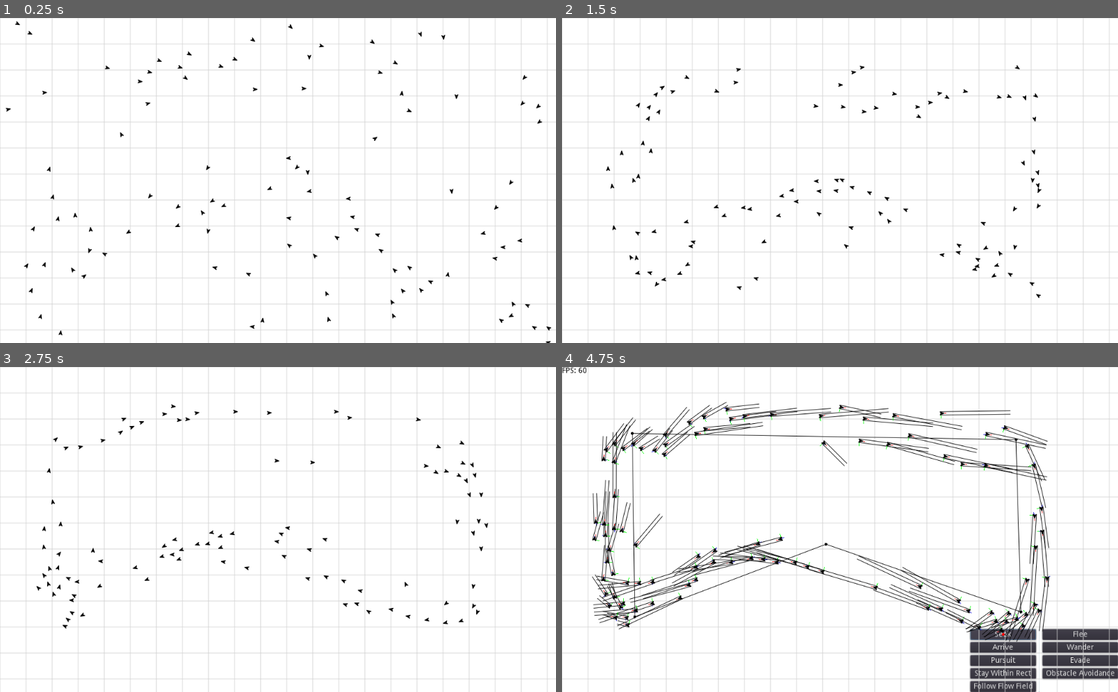
Above: before the commit, frames 1-4 (two rows, left to right).
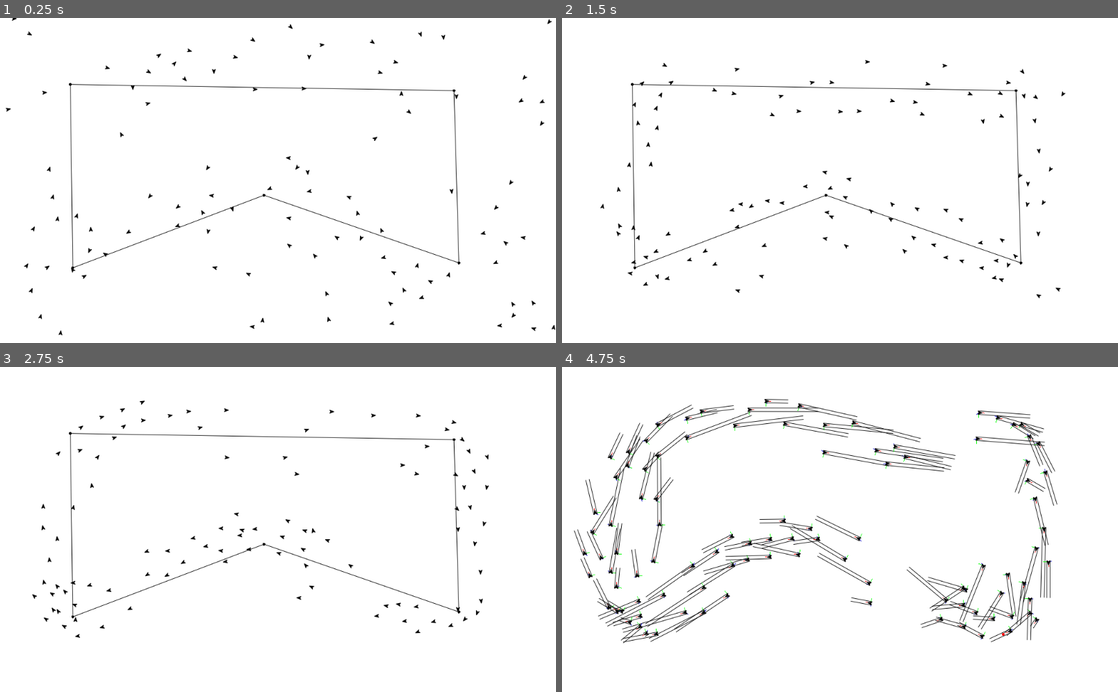
Above: after the commit, the same moments.

Repository: Whiskydog/steering-behaviors-godot
Game: Godot game, scene res://scenes/tests/test_separation.tscn
The game is run twice, just before and just after one commit, with the same random seed, the same clock (stepped at 60 frames per second) and the same inputs. Before the commit the project has no main scene; this scene is started directly in both runs.
Inputs (mouse positions are in pixels of both pictures, inside the frame that each line leads up to):
- Up to frame 1 (0.25 s): no input
- Up to frame 2 (1.5 s): move the mouse to (962, 164) at 0.52 s; tap 5 (arrive) at 0.6 s; tap 4 (evade) at 0.8, 1.35 s; move the mouse to (728, 196) at 1.27 s
- Up to frame 3 (2.75 s): tap 2 (flee) at 1.55, 2.1 s; move the mouse to (333, 458) at 2.02 s; tap 3 (pursuit) at 2.3 s
- Up to frame 4 (4.75 s): move the mouse to (812, 594) at 2.77 s; tap 3 (pursuit) at 2.85 s; tap 1 (seek) at 3.05, 3.6 s; move the mouse to (1006, 578) at 3.52 s; tap 6 (wander) at 3.8 s; tap F5 (debug) at 4.15 s; click (1001, 633) at 4.25 s, where only the run before the commit has a clickable "Seek"

The runs differ from the first frame. In frame 1, 1.7% of the frame differs, in the area x 0-100%, y 0-100%; in frame 2, 2.6%; in frame 3, 2.6%; in frame 4, 17%.

Commit message:
Finished main implementation

Diff:
--- a/project.godot
+++ b/project.godot
@@ -16,14 +16,13 @@
 [application]
 
 config/name="Steering Behaviors Test"
-run/main_scene="res://scenes/test_obstacle.tscn"
+run/main_scene="res://scenes/base.tscn"
 config/icon="res://icon.png"
 
 [autoload]
 
 Global="*res://scripts/global.gd"
 SteeringEngine="*res://scripts/steer_engine.gd"
-Drawer="*res://scripts/drawer.gd"
 
 [display]
 
@@ -77,6 +76,11 @@
 "events": [ Object(InputEventKey,"resource_local_to_scene":false,"resource_name":"","device":0,"alt":false,"shift":false,"control":false,"meta":false,"command":false,"pressed":false,"scancode":16777233,"unicode":0,"echo":false,"script":null)
  ]
 }
+pause={
+"deadzone": 0.5,
+"events": [ Object(InputEventKey,"resource_local_to_scene":false,"resource_name":"","device":0,"alt":false,"shift":false,"control":false,"meta":false,"command":false,"pressed":false,"scancode":32,"unicode":0,"echo":false,"script":null)
+ ]
+}
 
 [rendering]
 
--- /dev/null
+++ b/scenes/base.tscn
@@ -0,0 +1,19 @@
+[gd_scene load_steps=4 format=2]
+
+[ext_resource path="res://scripts/base.gd" type="Script" id=1]
+[ext_resource path="res://scenes/debug_ui.tscn" type="PackedScene" id=2]
+[ext_resource path="res://scenes/drawer.tscn" type="PackedScene" id=3]
+
+[node name="Scene" type="Node"]
+script = ExtResource( 1 )
+
+[node name="DebugLayer" type="CanvasLayer" parent="."]
+editor/display_folded = true
+
+[node name="DebugUI" parent="DebugLayer" instance=ExtResource( 2 )]
+
+[node name="DrawerLayer" type="CanvasLayer" parent="."]
+editor/display_folded = true
+layer = -1
+
+[node name="Drawer" parent="DrawerLayer" instance=ExtResource( 3 )]
--- a/scenes/debug_ui.tscn
+++ b/scenes/debug_ui.tscn
@@ -23,7 +23,7 @@
 anchor_right = 1.0
 anchor_bottom = 1.0
 margin_left = -272.0
-margin_top = -116.0
+margin_top = -140.0
 alignment = 1
 __meta__ = {
 "_edit_use_anchors_": false
@@ -31,7 +31,7 @@
 
 [node name="Column" type="VBoxContainer" parent="ButtonMenu"]
 margin_right = 121.0
-margin_bottom = 116.0
+margin_bottom = 140.0
 __meta__ = {
 "_edit_use_anchors_": false
 }
@@ -65,15 +65,21 @@
 margin_bottom = 116.0
 text = "Follow Flow Field"
 
+[node name="Flock" type="Button" parent="ButtonMenu/Column"]
+margin_top = 120.0
+margin_right = 121.0
+margin_bottom = 140.0
+text = "Flock"
+
 [node name="VSeparator" type="VSeparator" parent="ButtonMenu"]
 margin_left = 125.0
 margin_right = 129.0
-margin_bottom = 116.0
+margin_bottom = 140.0
 
 [node name="Column2" type="VBoxContainer" parent="ButtonMenu"]
 margin_left = 133.0
 margin_right = 272.0
-margin_bottom = 116.0
+margin_bottom = 140.0
 __meta__ = {
 "_edit_use_anchors_": false
 }
@@ -100,3 +106,15 @@
 margin_right = 139.0
 margin_bottom = 92.0
 text = "Obstacle Avoidance"
+
+[node name="FollowPath" type="Button" parent="ButtonMenu/Column2"]
+margin_top = 96.0
+margin_right = 139.0
+margin_bottom = 116.0
+text = "Follow Path"
+
+[node name="Separation" type="Button" parent="ButtonMenu/Column2"]
+margin_top = 120.0
+margin_right = 139.0
+margin_bottom = 140.0
+text = "Separation"
--- /dev/null
+++ b/scenes/drawer.tscn
@@ -0,0 +1,6 @@
+[gd_scene load_steps=2 format=2]
+
+[ext_resource path="res://scripts/drawer.gd" type="Script" id=1]
+
+[node name="Drawer" type="Node2D"]
+script = ExtResource( 1 )
--- /dev/null
+++ b/scenes/tests/test_flock.tscn
@@ -0,0 +1,6 @@
+[gd_scene load_steps=2 format=2]
+
+[ext_resource path="res://scripts/tests/test_flock.gd" type="Script" id=1]
+
+[node name="TestFlock" type="Node2D"]
+script = ExtResource( 1 )
--- a/scenes/tests/test_separation.tscn
+++ b/scenes/tests/test_separation.tscn
@@ -11,6 +11,7 @@
 script = ExtResource( 2 )
 
 [node name="Path" parent="." instance=ExtResource( 3 )]
+editor/display_folded = true
 radius = 50.0
 cyclic = true
 
--- /dev/null
+++ b/scripts/base.gd
@@ -0,0 +1,16 @@
+extends Node
+
+
+onready var debug_ui = $DebugLayer/DebugUI
+
+
+func _ready():
+	debug_ui.setup($'/root/Global')
+	add_child(preload('res://scenes/tests/test_seek.tscn').instance())
+
+
+func change_scene(scene):
+	var current_scene = get_child(get_child_count()-1)
+	remove_child(current_scene)
+	current_scene.queue_free()
+	add_child(load(scene).instance(), true)
--- a/scripts/debug_ui.gd
+++ b/scripts/debug_ui.gd
@@ -2,6 +2,7 @@
 
 
 onready var label = $'Label'
+onready var base_scene = $'../../'
 
 
 func _ready():
@@ -14,12 +15,14 @@
 	$ButtonMenu/Column/StayWithinRect.connect('pressed', self, '_on_stay_within_rect_pressed')
 	$ButtonMenu/Column2/ObstacleAvoidance.connect('pressed', self, '_on_obstacle_avoidance_pressed')
 	$ButtonMenu/Column/FollowFlowField.connect('pressed', self, '_on_follow_flow_field_pressed')
+	$ButtonMenu/Column2/FollowPath.connect('pressed', self, '_on_follow_path_pressed')
+	$ButtonMenu/Column/Flock.connect('pressed', self, '_on_flock_pressed')
+	$ButtonMenu/Column2/Separation.connect('pressed', self, '_on_separation_pressed')
 
 
 func setup(global):
-	self.hide()
+	hide()
 	global.connect('update_nodes', self, '_on_global_update_nodes')
-	#self.rect_position = -global.get_viewport().size/2
 
 
 func _process(_delta):
@@ -31,36 +34,48 @@
 
 
 func _on_seek_pressed():
-	get_tree().change_scene('res://scenes/test_seek.tscn')
+	base_scene.change_scene('res://scenes/tests/test_seek.tscn')
 
 
 func _on_flee_pressed():
-	get_tree().change_scene('res://scenes/test_flee.tscn')
+	base_scene.change_scene('res://scenes/tests/test_flee.tscn')
 
 
 func _on_arrive_pressed():
-	get_tree().change_scene('res://scenes/test_arrival.tscn')
+	base_scene.change_scene('res://scenes/tests/test_arrival.tscn')
 
 
 func _on_wander_pressed():
-	get_tree().change_scene('res://scenes/test_wander.tscn')
+	base_scene.change_scene('res://scenes/tests/test_wander.tscn')
 
 
 func _on_pursuit_pressed():
-	get_tree().change_scene('res://scenes/test_pursuit.tscn')
+	base_scene.change_scene('res://scenes/tests/test_pursuit.tscn')
 
 
 func _on_evade_pressed():
-	get_tree().change_scene('res://scenes/test_evade.tscn')
+	base_scene.change_scene('res://scenes/tests/test_evade.tscn')
 
 
 func _on_stay_within_rect_pressed():
-	get_tree().change_scene('res://scenes/test_stay.tscn')
+	base_scene.change_scene('res://scenes/tests/test_stay.tscn')
 
 
 func _on_obstacle_avoidance_pressed():
-	get_tree().change_scene('res://scenes/test_obstacle.tscn')
+	base_scene.change_scene('res://scenes/tests/test_obstacle.tscn')
 
 
 func _on_follow_flow_field_pressed():
-	get_tree().change_scene('res://scenes/test_noise.tscn')
+	base_scene.change_scene('res://scenes/tests/test_noise.tscn')
+
+
+func _on_follow_path_pressed():
+	base_scene.change_scene('res://scenes/tests/test_path.tscn')
+
+
+func _on_flock_pressed():
+	base_scene.change_scene('res://scenes/tests/test_flock.tscn')
+
+
+func _on_separation_pressed():
+	base_scene.change_scene('res://scenes/tests/test_separation.tscn')
--- a/scripts/global.gd
+++ b/scripts/global.gd
@@ -6,14 +6,15 @@
 func _ready():
 	randomize()
 	self.set_process(true)
-	var debug_ui = preload('res://scenes/debug_ui.tscn').instance()
-	debug_ui.setup(self)
-	self.add_child(debug_ui)
+	pause_mode = PAUSE_MODE_PROCESS
 
 
 func _input(event):
 	if event.is_action_pressed('quit'):
 		get_tree().quit()
+
+	if event.is_action_pressed('pause'):
+		get_tree().paused = !get_tree().paused
 
 	if event.is_action_pressed('debug'):
 		debug = not debug
--- a/scripts/path.gd
+++ b/scripts/path.gd
@@ -50,15 +50,14 @@
 
 			total_path_length += lengths[i]
 
-	hide()
 	$'/root/Global'.connect('update_nodes', self, '_on_global_update_nodes')
 
 
 func _draw():
 	for point in points:
-		draw_circle(point, 2.5, Color.black)
+		draw_circle(point - position, 2.5, Color.black)
 	for i in point_count-1:
-		draw_line(points[i], points[i+1], Color.black, 1.0, true)
+		draw_line(points[i] - position, points[i+1] - position, Color.black, 1.0, true)
 
 
 func add_point(x, y):
--- a/scripts/steer_engine.gd
+++ b/scripts/steer_engine.gd
@@ -172,9 +172,9 @@
 
 
 func separate(boid, boids):
+	var desired_separation = 35.0
 	var sum = Vector2.ZERO
 	var count = 0
-	var desired_separation = 20.0
 	for other in boids:
 		var d = boid.position.distance_to(other.position)
 		if d > 0 and d < desired_separation:
@@ -188,3 +188,62 @@
 		sum = sum.normalized() * boid.max_speed
 		return sum - boid.velocity
 	return sum
+
+
+#func separate(boid, boids):
+#	var desired_separation = 35.0
+#	var sum = Vector2.ZERO
+#	var count = 0
+#	for other in boids:
+#		var d = boid.position.distance_to(other.position)
+#		if d > 0 and d < desired_separation:
+#			sum += other.position
+#			count += 1
+#
+#	if count > 0:
+#		sum /= count
+#		return flee_pos(boid, sum)
+#	return sum
+
+
+func cohere(boid, boids):
+	var neighbor_dist = 50.0
+	var sum = Vector2.ZERO
+	var count = 0
+	for other in boids:
+		var d = boid.position.distance_to(other.position)
+		if d > 0 and d < neighbor_dist:
+			sum += other.position
+			count += 1
+
+	if count > 0:
+		sum /= count
+		return seek_pos(boid, sum)
+	return sum
+
+
+func align(boid, boids):
+	var neighbor_dist = 50.0
+	var sum = Vector2.ZERO
+	var count = 0
+	for other in boids:
+		var d = boid.position.distance_to(other.position)
+		if d > 0 and d < neighbor_dist:
+			sum += other.velocity
+			count += 1
+
+	if count > 0:
+		sum /= count
+		sum = sum.normalized() * boid.max_speed
+		return sum - boid.velocity
+	return sum
+
+
+func flock(boid, boids):
+	var sep = separate(boid, boids)
+	var ali = align(boid, boids)
+	var coh = cohere(boid, boids)
+
+	sep *= 1.5
+
+	return sep + ali + coh
--- a/scripts/steerable.gd
+++ b/scripts/steerable.gd
@@ -3,6 +3,7 @@
 
 var behaviors = []
 var targets = []
+var weights = PoolRealArray()
 
 var velocity = Vector2.ZERO
 var acceleration = Vector2.ZERO
@@ -32,7 +33,8 @@
 	# Clamped down to max force allowed
 	steering_force = Vector2.ZERO
 	for i in behaviors.size():
-		steering_force += behaviors[i].call_func(self, targets[i])
+		var force = behaviors[i].call_func(self, targets[i]) * weights[i]
+		steering_force += force
 	steering_force = steering_force.clamped(max_force)
 
 	# Apply force to acceleration (we could also divide by mass)
@@ -62,11 +64,12 @@
 			draw_line(raycast.position, raycast.cast_to, Color.black, 1.0, true)
 
 
-func add_behavior(target, behavior):
+func add_behavior(target, behavior, weight = 1.0):
 	if behavior == 'wander':
 		wander_circle.show()
 	targets.append(target)
 	behaviors.append(funcref(steer_engine, behavior))
+	weights.append(weight)
 
 
 func predict_future_position(prediction_time):
--- /dev/null
+++ b/scripts/tests/test_flock.gd
@@ -0,0 +1,15 @@
+extends Node2D
+
+onready var width = get_viewport().size.x
+onready var height = get_viewport().size.y
+var boids = []
+
+func _ready():
+	for i in range(65):
+		var boid = preload('res://scenes/steerable.tscn').instance()
+		add_child(boid, true)
+		boid.position.x = randf() * width
+		boid.position.y = randf() * height
+		boid.add_behavior(boid.wander_circle, 'wander')
+		boid.add_behavior(boids, 'flock')
+		boids.append(boid)
